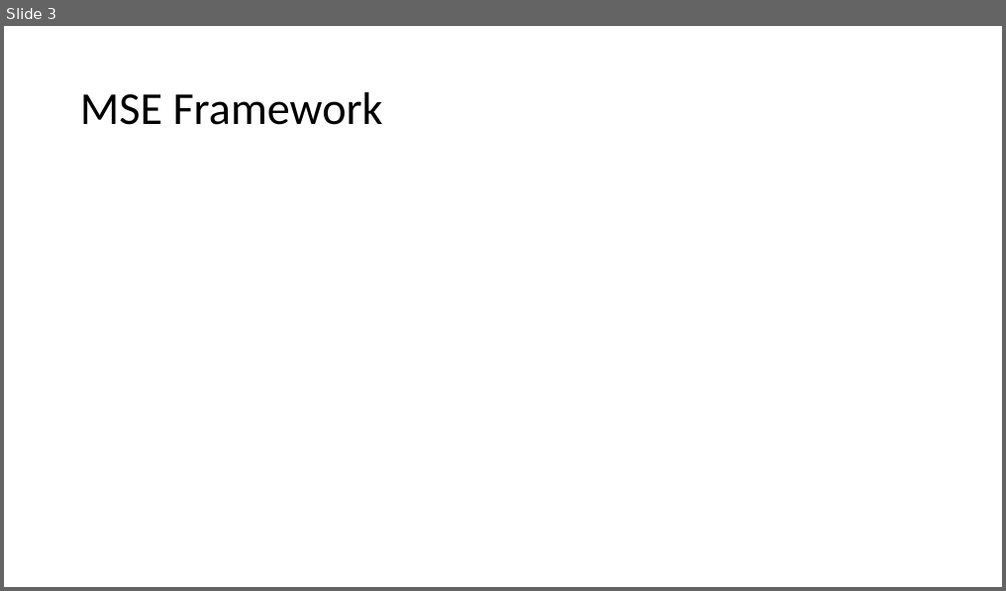
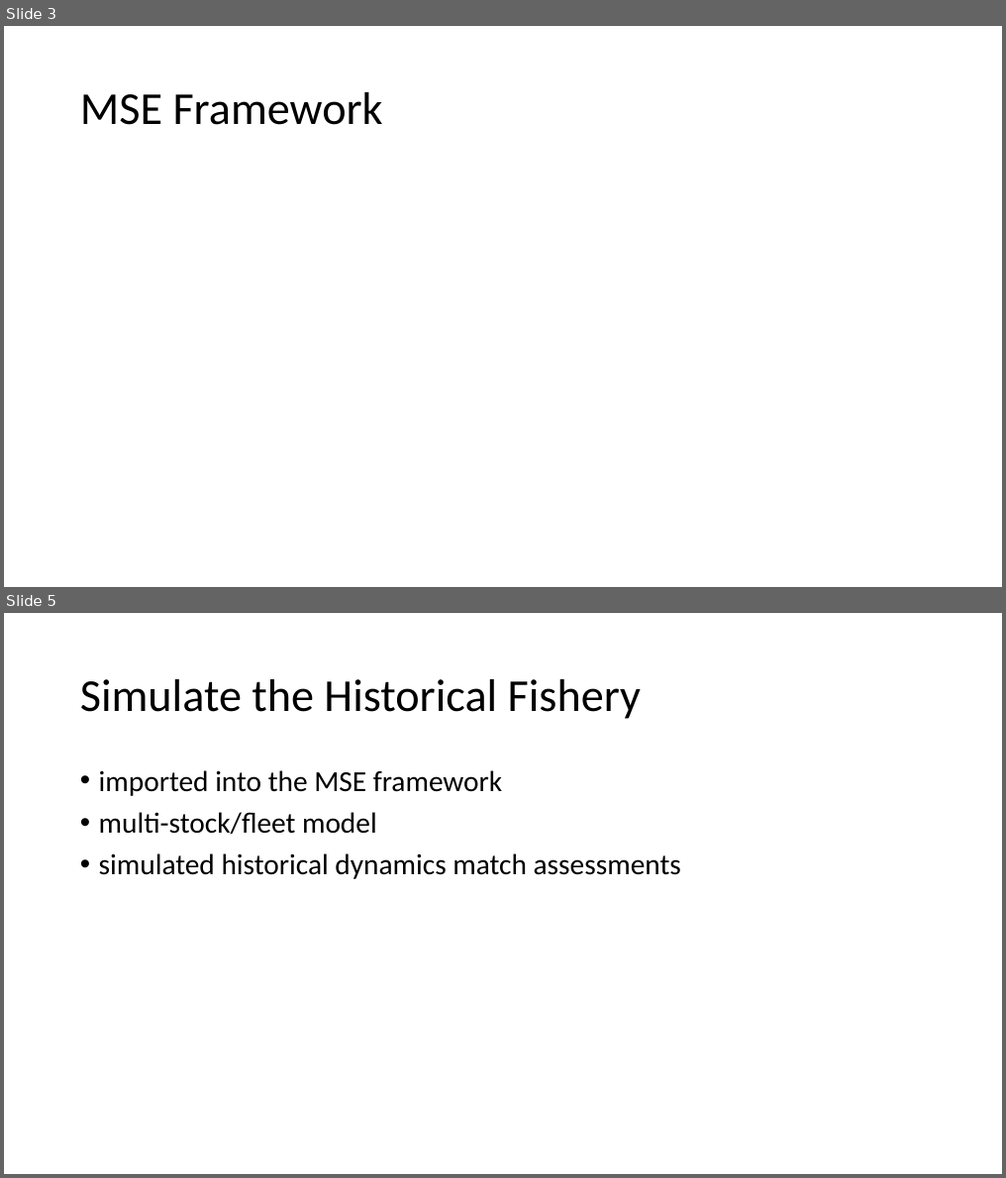
Before and after one commit to Blue-Matter/SAFMC-MSE, a slide deck: docs/Presentations/RedSnapper_Gag_demo.pptx. Shown one above the other, each under a label of ours: slide 3 before the commit, slides 3 and 5 after it; the slides between them are not shown. The pictures are 1006x591 and 1006x1178 pixels, drawn with LibreOffice and Linux fonts; fonts in the diff are those of the drawing. Boxes give left, top, right and bottom in pixels: in the first picture for what was removed or moved away, otherwise in the second. Text is boxed around its words. In the diff, an @@ line names an element or a change of style, - is before the commit and + after.

```diff
--- a/docs/Presentations/RedSnapper_Gag_demo.pptx
+++ b/docs/Presentations/RedSnapper_Gag_demo.pptx
@@ slide 5 added at <box>4,613,1002,1174</box>, background #FFFFFF @@
@@ title added at <box>80,679,641,719</box>, 44 pt, text #000000 @@
+Simulate the Historical Fishery
@@ text added at <box>99,770,681,879</box>, 28 pt, text #000000 @@
+• imported into the MSE framework
+• multi-stock/fleet model
+• simulated historical dynamics match assessments
```
Also in this commit, not shown: 1 slide changed, 19 other slides added, 1 slide removed, 18 other files.
